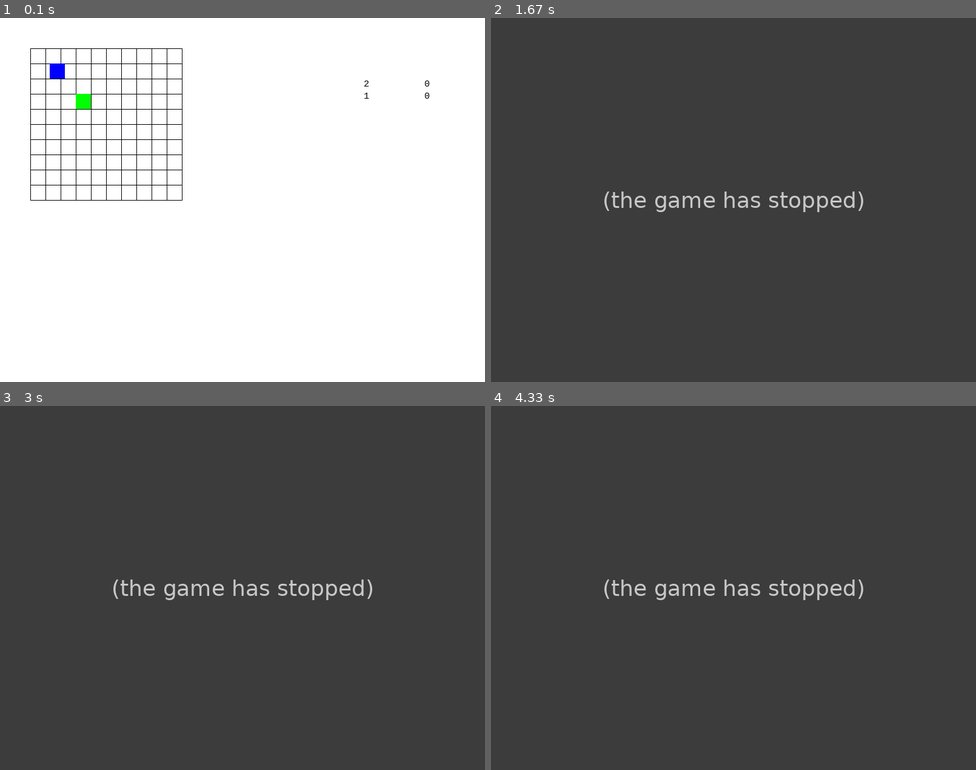
Above: before the commit, frames 1-4 (two rows, left to right).
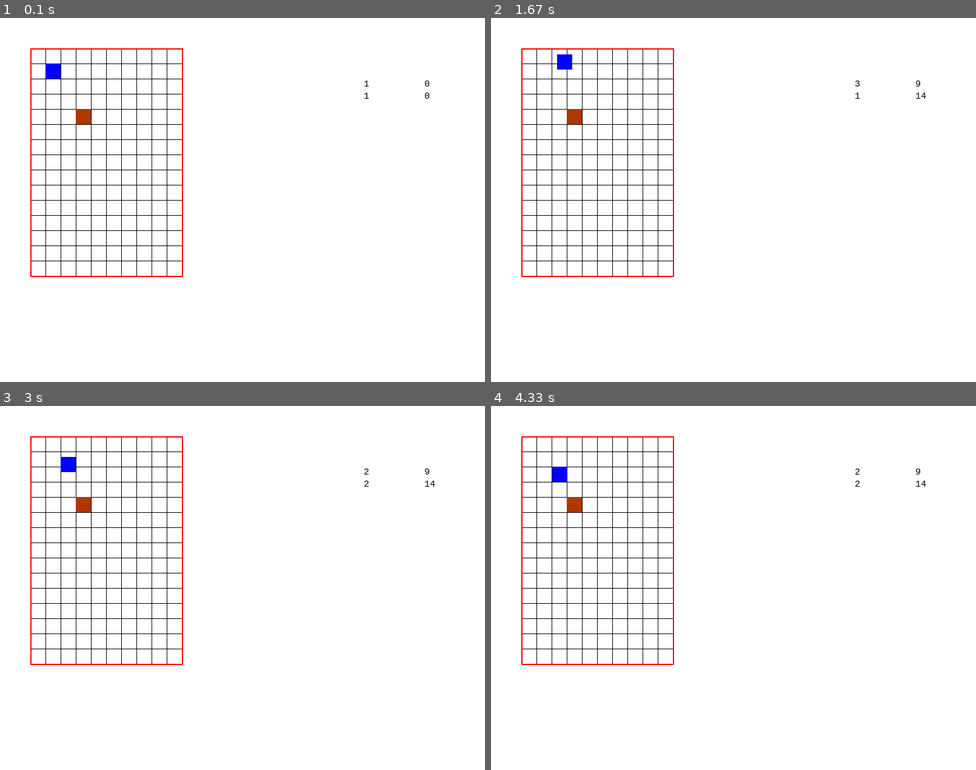
Above: after the commit, the same moments.

Repository: Robinamixan/Goblins-pygame
Game: pygame game, started from main.py
Same seed, same stepped clock (60 frames per second), same inputs: the game is played once before the commit and once after it.
Inputs (mouse positions are in pixels of both pictures, inside the frame that each line leads up to):
- Up to frame 1 (0.1 s): no input
- Up to frame 2 (1.67 s): hold D 0.33-0.8 s; hold W 0.83-1.13 s; click (733, 221) at 1.22 s; right-click (782, 280) at 1.55 s
- Up to frame 3 (3 s): hold D 1.83-2.3 s; hold A 2.33-2.87 s; hold S from 2.9 s (still down)
- Up to frame 4 (4.33 s): release S at 3.2 s; hold A 3.23-3.63 s; hold W 3.67-4.03 s; hold D from 4.07 s (still down)

The runs differ from the first frame. In frame 1, 1.3% of the frame differs, in the area x 6-77%, y 8-72%; in frame 2, 100%; in frame 3, 100%, in the area x 0-100%, y 0-100%; in frame 4, 100%.
Error before the commit: IndexError: list index out of range (MapObject.py line 30); the game stopped at 1.55 s (later frames are placeholders)

Commit message:
changes: - add brown and red color - split game object to parent and children objects(static and mod) - update moving system - change map drawing

Diff:
--- a/ConstantVariables.py
+++ b/ConstantVariables.py
@@ -4,4 +4,6 @@
 black = (0, 0, 0)
 blue = (0, 0, 255)
 green = (0, 255, 0)
+red = (255, 0, 0)
+brow = (175, 55, 0)
 map_cell_size = 25
--- a/GameObject.py
+++ b/GameObject.py
@@ -11,41 +11,133 @@
     screen = None
     map = None
     color = (0, 0, 0)
-    speed = 1
+
     x_vector = 0
     y_vector = 0
     destination = []
+    path = []
 
-    def __init__(self, title, screen, game_map, position, size, color, speed=1):
+    def __init__(self, title, screen, game_map, position, size, color):
         self.title = title
         self.screen = screen
         self.map = game_map
-        self.x = position[0]
-        self.y = position[1]
         self.width = size[0]
         self.height = size[1]
         self.color = color
-        self.speed = speed
 
-        self.destination = [self.x, self.y]
-        self.coord = [self.x, self.y]
+        self.coord = [position[0], position[1]]
 
         cell = self.get_current_cell()
         cell.set_object(self)
 
         self.window_position = [cell.x, cell.y]
 
-    def update_position(self):
-        if self.destination != self.coord:
-            cell = self.get_destination_cell()
-            if not self.is_destination(cell):
-                self.update_vectors()
-                self.window_position = self.get_next_position()
+    def update(self):
+        return None
+
+    def draw(self, cell_size):
+        return None
+
+    def get_current_cell(self):
+        return self.map.get_cell(self.coord[0], self.coord[1])
+
+
+class StaticObject(GameObject):
+    def __init__(self, title, screen, game_map, position, size, color):
+        super().__init__(title, screen, game_map, position, size, color)
+
+    def draw(self, cell_size):
+        self.screen.fill(self.color, rect=[
+            self.window_position[0],
+            self.window_position[1],
+            self.width * cell_size,
+            self.height * cell_size
+        ])
+
+
+class MobObject(GameObject):
+    speed = 1
+
+    def __init__(self, title, screen, game_map, position, size, color, speed=1):
+        self.speed = speed
+
+        self.destination = [position[0], position[1]]
+
+        super().__init__(title, screen, game_map, position, size, color)
+
+    def get_destination_cell(self):
+        return self.map.get_cell(self.destination[0], self.destination[1])
+
+    def set_destination(self, row, column):
+        self.create_path([self.coord[0], self.coord[1]], [row, column])
+
+    def create_path(self, start, end):
+        path = []
+
+        step_number = 0
+        current_step = start
+
+        while end != current_step:
+            path.append([current_step[0], current_step[1]])
+            if current_step[0] < end[0]:
+                current_step[0] += 1
+                path[step_number][0] = current_step[0]
+
+            if current_step[0] > end[0]:
+                current_step[0] -= 1
+                path[step_number][0] = current_step[0]
+
+            if current_step[1] < end[1]:
+                current_step[1] += 1
+                path[step_number][1] = current_step[1]
+
+            if current_step[1] > end[1]:
+                current_step[1] -= 1
+                path[step_number][1] = current_step[1]
+
+            step_number += 1
+
+        self.path = path
+
+    def go_left(self):
+        self.set_destination(self.coord[0] - 1, self.coord[1])
+
+    def go_right(self):
+        self.set_destination(self.coord[0] + 1, self.coord[1])
+
+    def go_up(self):
+        self.set_destination(self.coord[0], self.coord[1] - 1)
+
+    def go_down(self):
+        self.set_destination(self.coord[0], self.coord[1] + 1)
+
+    def stop(self):
+        self.path = []
+
+    def update(self):
+        if self.path:
+            if self.destination == self.coord:
+                next_step = self.path[0]
+                next_cell = self.map.get_cell(next_step[0], next_step[1])
+                if next_cell.is_empty():
+                    self.destination = next_step
+                    self.update_move()
+                else:
+                    self.stop()
             else:
-                self.window_position = [cell.x, cell.y]
-                self.coord = [self.destination[0], self.destination[1]]
-                self.x_vector = 0
-                self.y_vector = 0
+                self.update_move()
+
+    def update_move(self):
+        self.update_vectors()
+        cell = self.get_destination_cell()
+        if self.is_destination(cell):
+            self.window_position = [cell.x, cell.y]
+            self.coord = [self.destination[0], self.destination[1]]
+            self.x_vector = 0
+            self.y_vector = 0
+            self.path.pop(0)
+        else:
+            self.window_position = self.get_next_position()
 
     def update_vectors(self):
         cell = self.get_destination_cell()
@@ -91,69 +183,10 @@
 
         return is_destination_x and is_destination_y
 
-    def draw(self, start_position, cell_size):
+    def draw(self, cell_size):
         self.screen.fill(self.color, rect=[
             self.window_position[0],
             self.window_position[1],
             self.width * cell_size,
             self.height * cell_size
         ])
-
-    def get_current_cell(self):
-        return self.map.get_cell(self.coord[0], self.coord[1])
-
-    def get_destination_cell(self):
-        return self.map.get_cell(self.destination[0], self.destination[1])
-
-    def set_destination(self, row, column):
-        if self.destination != [row, column]:
-            if self.destination[0] > row:
-                self.x_vector = -1
-            else:
-                if self.destination[0] < row:
-                    self.x_vector = 1
-                else:
-                    self.x_vector = 0
-
-            if self.destination[1] > column:
-                self.y_vector = -1
-            else:
-                if self.destination[1] < column:
-                    self.y_vector = 1
-                else:
-                    self.y_vector = 0
-        self.destination = [row, column]
-
-    def check_edge_collision(self, edge):
-        (x_p, y_p) = self.get_next_position()
-        if x_p + self.width > edge[0] or x_p < 0:
-            self.prevent_horizontal()
-
-        if y_p + self.height > edge[1] or y_p < 0:
-            self.prevent_vertical()
-
-    def prevent_horizontal(self):
-        # self.x_vector = 0
-        self.x_vector *= -1
-
-    def prevent_vertical(self):
-        # self.y_vector = 0
-        self.y_vector *= -1
-
-    def go_left(self):
-        self.set_destination(self.coord[0] - 1, self.coord[1])
-
-    def go_right(self):
-        self.set_destination(self.coord[0] + 1, self.coord[1])
-
-    def stop_horizontal(self):
-        self.x_vector = 0
-
-    def go_up(self):
-        self.set_destination(self.coord[0], self.coord[1] - 1)
-
-    def go_down(self):
-        self.set_destination(self.coord[0], self.coord[1] + 1)
-
-    def stop_vertical(self):
-        self.y_vector = 0
--- a/MapObject.py
+++ b/MapObject.py
@@ -1,4 +1,4 @@
-from ConstantVariables import *
+from GameObject import *
 
 
 class MapObject:
@@ -26,38 +26,62 @@
             for j in range(0, height_cells):
                 self.cells[i][j] = CellObject(self.x + self.cell_size * i, self.x + self.cell_size * j)
 
-    def get_cell(self, x, y):
-        return self.cells[x][y]
-
     def draw_field(self, tool):
         self.screen.fill(white)
 
-        end_position_x = self.x + self.cell_size * (self.width_cells + 1)
-        end_position_y = self.y + self.cell_size * (self.height_cells + 1)
         end_x = self.x + self.cell_size * self.width_cells
         end_y = self.y + self.cell_size * self.height_cells
-        for x in range(self.x, end_position_x, self.cell_size):
-            tool.line(self.screen, black, (x, self.y), (x, end_y), 1)
 
-        for y in range(self.y, end_position_y, self.cell_size):
-            tool.line(self.screen, black, (self.x, y), (end_x, y), 1)
+        for x, row in enumerate(self.cells):
+            for y, cell in enumerate(row):
+                rectangle = [
+                    cell.x,
+                    cell.y,
+                    cell.size + 1,
+                    cell.size + 1
+                ]
+                tool.rect(self.screen, black, rectangle, 1)
+
+        tool.line(self.screen, red, (self.x, self.y), (self.x, end_y), 2)
+        tool.line(self.screen, red, (self.x, self.y), (end_x, self.y), 2)
+        tool.line(self.screen, red, (end_x, self.y), (end_x, end_y), 2)
+        tool.line(self.screen, red, (end_x, end_y), (self.x, end_y), 2)
 
     def update_cells(self):
         for x, row in enumerate(self.cells):
             for y, cell in enumerate(row):
                 if not cell.is_empty():
                     map_object = cell.get_object()
-                    map_object.update_position()
+                    map_object.update()
 
     def draw_cells(self):
         for x, row in enumerate(self.cells):
             for y, cell in enumerate(row):
                 if not cell.is_empty():
                     map_object = cell.get_object()
-                    map_object.draw((cell.x, cell.y), self.cell_size)
+                    map_object.draw(self.cell_size)
+
+    def create_wall(self, point):
+        StaticObject('second', self.screen, self, point, (1, 1), brow)
+
+    def get_cell(self, x, y):
+        return self.cells[x][y]
 
     def get_cell_by_coord(self, x, y):
         pos = [int((x - self.x) / self.cell_size), int((y - self.y) / self.cell_size)]
+
+        if pos[0] >= self.width_cells:
+            pos[0] = self.width_cells - 1
+
+        if pos[1] >= self.height_cells:
+            pos[1] = self.height_cells - 1
+
+        if pos[0] < 0:
+            pos[0] = 0
+
+        if pos[1] < 0:
+            pos[1] = 0
+
         return pos
 
 
--- a/main.py
+++ b/main.py
@@ -15,12 +15,11 @@
 
 screen_game = set_window_settings(screen_size, 'My PyGame Windows')
 
-game_map = MapObject('map_test', screen_game, (50, 50), map_cell_size, 10, 10)
+game_map = MapObject('map_test', screen_game, (50, 50), map_cell_size, 10, 15)
+# TODO fix speed bug
+first_rect = MobObject('first', screen_game, game_map, (1, 1), (1, 1), blue, 4)
 
-first_rect = GameObject('first', screen_game, game_map, (1, 1), (1, 1), blue, 3)
-second_rect = GameObject('second', screen_game, game_map, (3, 3), (1, 1), green, 12)
-
-first_rect.go_right()
+game_map.create_wall([3, 4])
 
 myfont = pygame.font.SysFont("monospace", 15)
 
